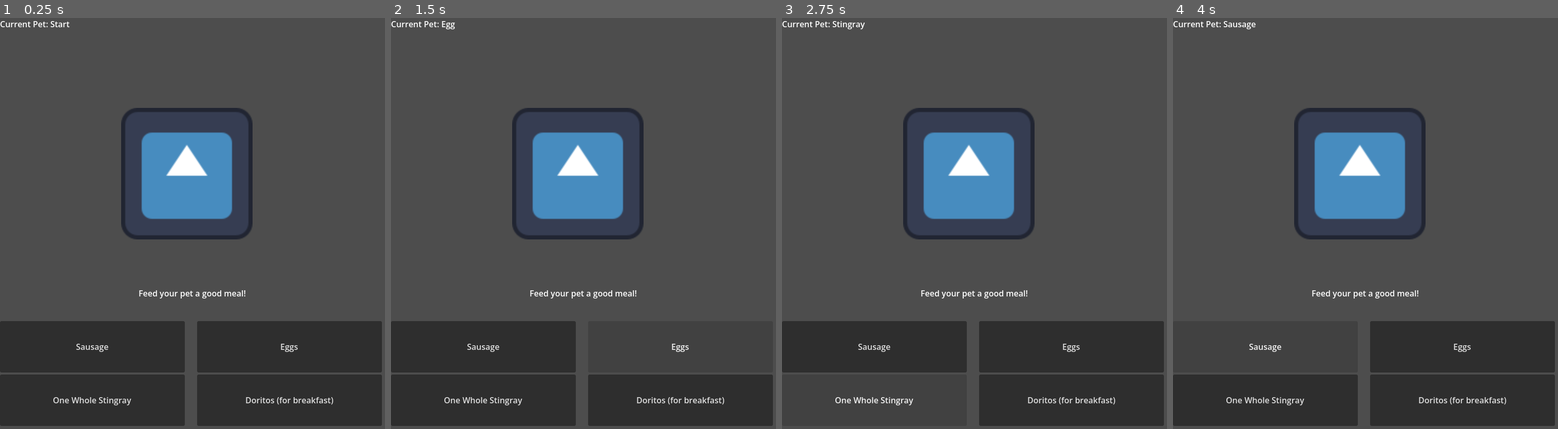
Above: before the commit, frames 1-4 (left to right).
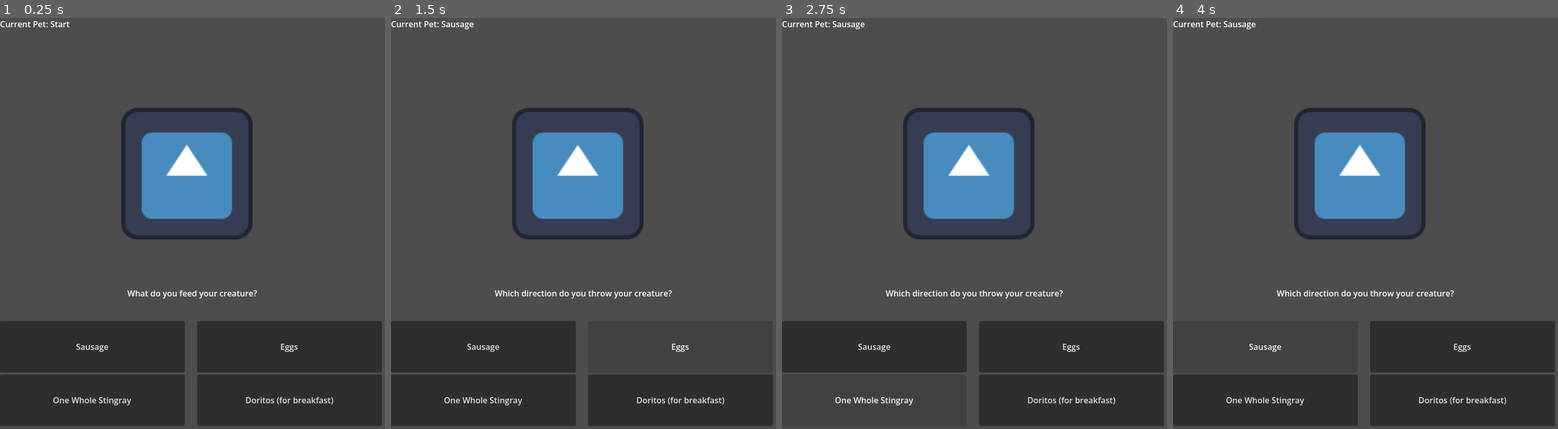
Above: after the commit, the same moments.

Repository: clov3r-leaf/Jame-Gam-Game-Jam
Game: Godot game, scene res://scenes/main_game.tscn
Same seed, same stepped clock (60 frames per second), same inputs: the game is played once before the commit and once after it. The engine's default icon, where the game draws it, is replaced by a stand-in: a white triangle on a blue panel in a dark square.
Inputs:
- Up to frame 1 (0.25 s): no input
- Up to frame 2 (1.5 s): click "Sausage" at 0.5 s; click "Eggs" at 1.25 s
- Up to frame 3 (2.75 s): click "One Whole Stingray" at 2 s
- Up to frame 4 (4 s): click "Doritos (for breakfast)" at 2.75 s; click "Sausage" at 3.5 s

The runs differ from the first frame. In frame 1, 0.3% of the frame differs, in the area x 33-67%, y 66-69%; in frame 2, 0.4%, in the area x 13-73%, y 0-69%; in frame 3, 0.4%; in frame 4, 0.4%.
Error after the commit: Out of bounds get index '7' (on base: 'Array[Array]') (res://scenes/main_game.gd:79)

Commit message:
Added some options

Diff:
--- a/scenes/main_game.gd
+++ b/scenes/main_game.gd
@@ -5,13 +5,16 @@
 var questions: Array[String] = [
 	"What do you feed your creature?",
 	"What do you let your creature play with?",
+	"Which direction do you throw your creature?",
+	"What career do you give your creature?",
 ]
 
 
 enum AdjList{
-	NAME, GROWTH_PATH, OPTIONS
+	NAME, GROWTH_PATH, OPTIONS, SPRITE_PATH
 }
 
+# All pet names
 enum{
 	START,
 	SAUSAGE,
@@ -19,18 +22,27 @@
 	EGG,
 	DORITOS,
 	SKATEBOARD,
+	PHONE,
 	CAR,
-	BOWLING,
+	BOWLING_PIN,
 	GOLDFISH,
+	BOOMERANG,
 	TOY_BLOCKS,
 	TOY_FISH,
+	DOLLHOUSE,
+	BOUNCY_CASTLE,
+	OUTSIDE,
+	WRENCH,
 	NUMBERS,
+	BOWLING_BALL,
+	BOUNCY_BALL,
+	DOG,
 }
 
 var growth_adj_list: Array[Array] = [
-	["Start", [SAUSAGE, EGG, STINGRAY, DORITOS], ["Sausage", "Eggs", "One Whole Stingray", "Doritos (for breakfast)"]],
-	["Sausage", [SAUSAGE, EGG, STINGRAY, DORITOS], ["Sausage", "Eggs", "One Whole Stingray", "Doritos (for breakfast)"]],
-	["Stingray", [SAUSAGE, EGG, STINGRAY, DORITOS], ["Sausage", "Eggs", "One Whole Stingray", "Doritos (for breakfast)"]],
+	["Start", [SAUSAGE, EGG, STINGRAY, DORITOS], ["Sausage", "Eggs", "One Whole Stingray", "Doritos (for breakfast)"], "res://assets/icon.svg"],
+	["Sausage", [BOWLING_PIN, CAR, SKATEBOARD, PHONE], ["Bowling", "Toy Car", "Skateboard", "Phone"], "res://assets/icon.svg"],
+	["Stingray", [BOOMERANG, GOLDFISH, TOY_BLOCKS, TOY_FISH], ["Boomerang", "Goldfish", "Toy Blocks", "Toy Fish"]],
 	["Egg", [SAUSAGE, EGG, STINGRAY, DORITOS], ["Sausage", "Eggs", "One Whole Stingray", "Doritos (for breakfast)"]],
 	["Doritos", [SAUSAGE, EGG, STINGRAY, DORITOS], ["Sausage", "Eggs", "One Whole Stingray", "Doritos (for breakfast)"]],
 ]
@@ -41,6 +53,7 @@
 
 # Called when the node enters the scene tree for the first time.
 func _ready() -> void:
+	%QuestionLabel.text = questions[cur_question_no]
 	for i in range(%OptionsGridContainer.get_child_count()):
 		var option: Button = %OptionsGridContainer.get_child(i)
 		option.pressed.connect(option_pressed.bind(i))
@@ -61,3 +74,6 @@
 
 func option_pressed(option_no: int) -> void:
 	cur_pet_type = growth_adj_list[cur_pet_type][AdjList.GROWTH_PATH][option_no]
+	cur_question_no += 1
+	%QuestionLabel.text = questions[cur_question_no]
+	$PetSprite.texture = load(growth_adj_list[cur_pet_type][AdjList.SPRITE_PATH])
--- a/scenes/main_game.tscn
+++ b/scenes/main_game.tscn
@@ -23,7 +23,8 @@
 offset_right = 750.0
 offset_bottom = 794.0
 
-[node name="Label" type="Label" parent="Control/VBoxContainer" unique_id=973467728]
+[node name="QuestionLabel" type="Label" parent="Control/VBoxContainer" unique_id=973467728]
+unique_name_in_owner = true
 custom_minimum_size = Vector2(0, 100)
 layout_mode = 2
 text = "Feed your pet a good meal!"
@@ -57,7 +58,7 @@
 layout_mode = 2
 text = "Doritos (for breakfast)"
 
-[node name="PetExampleSprite" type="Sprite2D" parent="." unique_id=1214285515]
+[node name="PetSprite" type="Sprite2D" parent="." unique_id=1214285515]
 position = Vector2(364, 303)
 scale = Vector2(2, 2)
 texture = ExtResource("1_s3esy")
